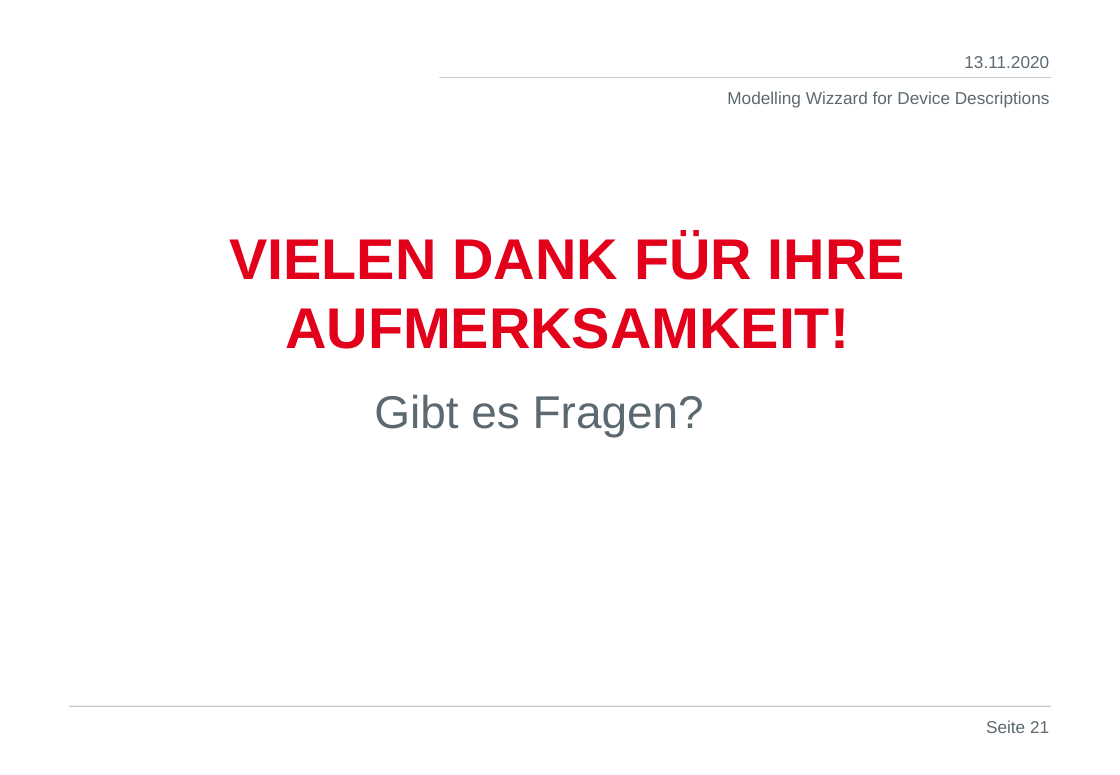
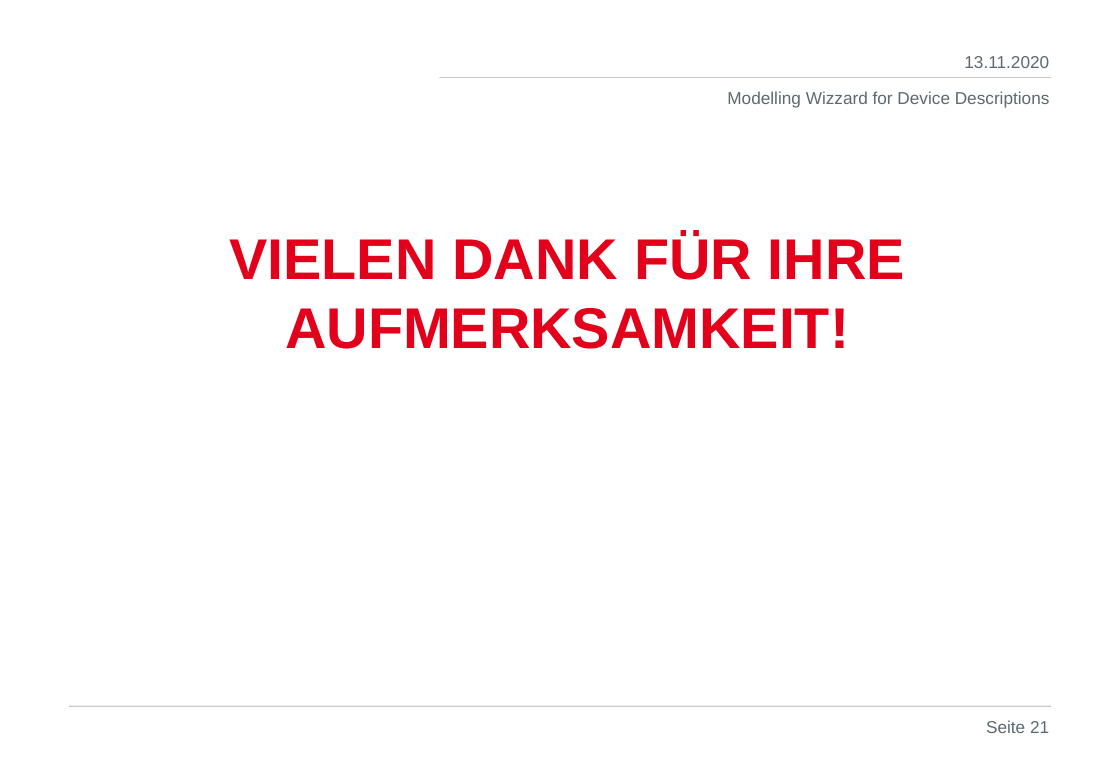
Before and after one commit to DekaAthlos/TINF19C-ModellingWizard, a slide deck: slide 21 of Projektleiter/SoftwareEngineering_Präsentation.pptx. Drawn at 1120x775 pixels with LibreOffice and Linux fonts; fonts in the diff are those of the drawing; background and template pictures are left out. Boxes give left, top, right and bottom in pixels: in the first picture for what was removed or moved away, otherwise in the second. Text is boxed around its words. In the diff, an @@ line names an element or a change of style, - is before the commit and + after.

```diff
--- a/Projektleiter/SoftwareEngineering_Präsentation.pptx
+++ b/Projektleiter/SoftwareEngineering_Präsentation.pptx
@@ text removed at [374,394,704,437] @@
-Gibt es Fragen?
```
Also in this commit, not shown: 1 other slide changed.
